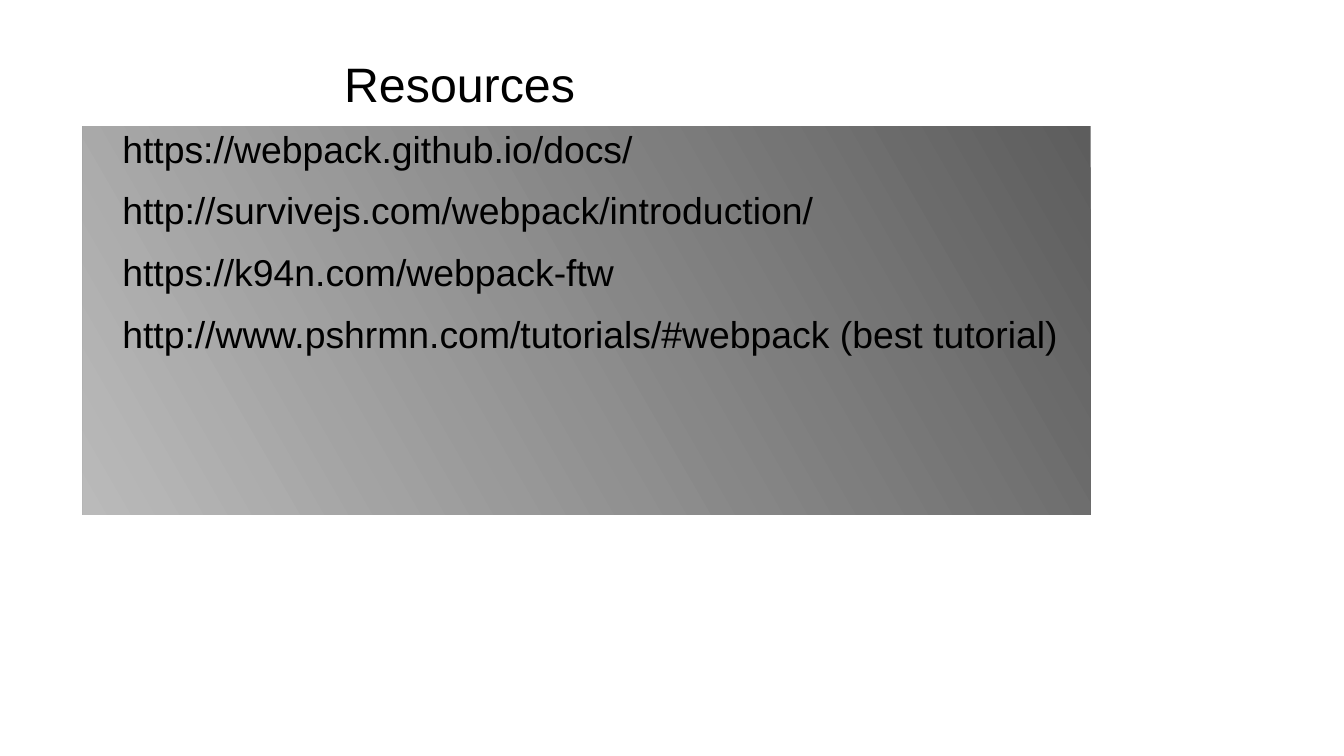
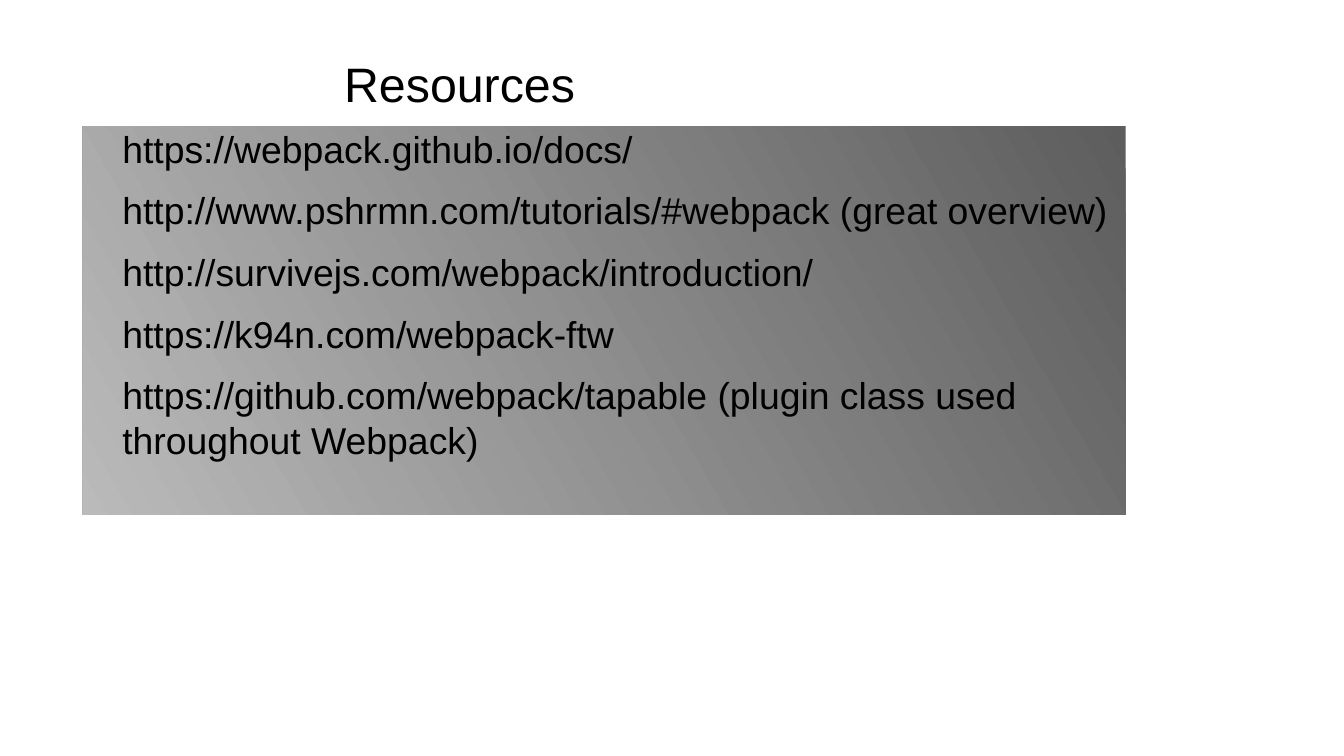
Before and after one commit to gharley/webpack-presi, a slide deck: slide 8 of webpack.odp. Drawn at 1344x756 pixels with LibreOffice and Linux fonts; fonts in the diff are those of the drawing; background and template pictures are left out. Boxes give left, top, right and bottom in pixels: in the first picture for what was removed or moved away, otherwise in the second. Text is boxed around its words. In the diff, an @@ line names an element or a change of style, - is before the commit and + after.

```diff
--- a/webpack.odp
+++ b/webpack.odp
@@ text "https://webpack.github.io/docs/": place and size @@
-text "https://webpack.github.io/docs/" at box(82, 126, 1090, 523)
+text "https://webpack.github.io/docs/" at box(82, 126, 1126, 523)
@@ text at box(122, 197, 1108, 232): paragraph added @@
+http://www.pshrmn.com/tutorials/#webpack (great overview)
@@ text at box(122, 382, 1016, 462): text changed @@
-http://www.pshrmn.com/tutorials/#webpack (best tutorial)
+https://github.com/webpack/tapable (plugin class used throughout Webpack)
```
Also in this commit, not shown: 2 other slides changed, 1 other file.
